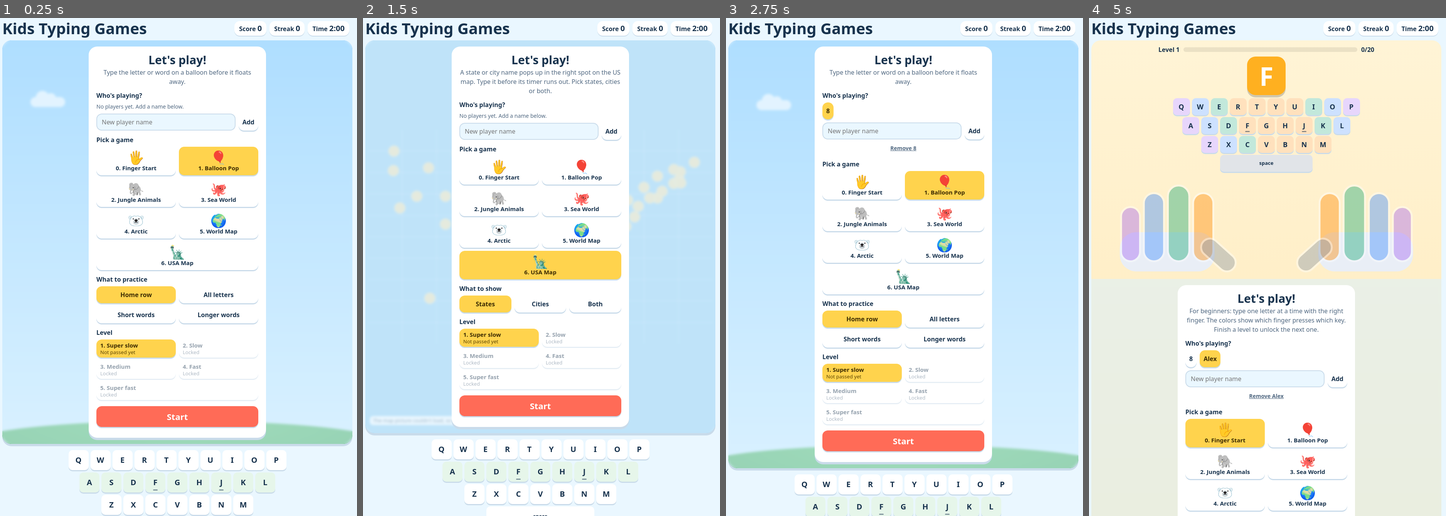
Above: before the commit, frames 1-4 (left to right).
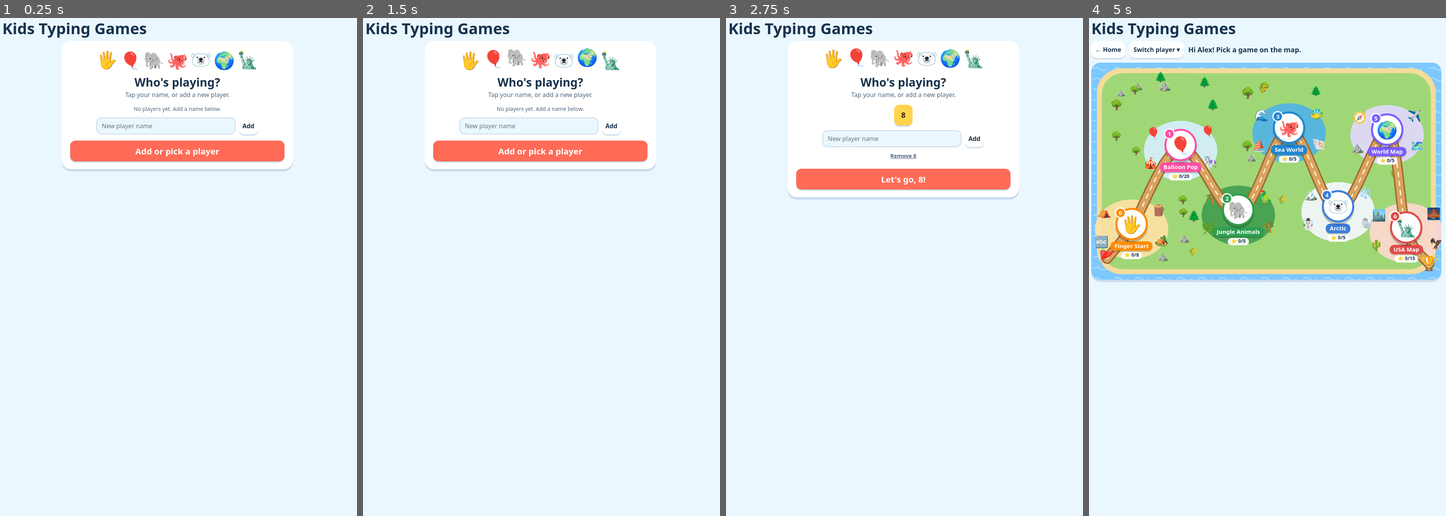
Above: after the commit, the same moments.

Repository: tjusummers/typing-game
Game: browser game, page index.html
The game is run twice, just before and just after one commit, with the same random seed, the same clock (stepped at 60 frames per second) and the same inputs.
Inputs (mouse positions are in pixels of both pictures, inside the frame that each line leads up to; where the layout moved, square brackets give the same spot in the first picture):
- Up to frame 1 (0.25 s): no input
- Up to frame 2 (1.5 s): click (509, 92) [541, 242] at 0.27 s; click (509, 107) [541, 276] at 1.07 s; tap C at 1.17 s; tap R at 1.37 s
- Up to frame 3 (2.75 s): tap A at 1.57 s; click (815, 77) [833, 197] at 1.67 s; tap N at 1.77 s; tap E at 1.97 s; click (890, 127) [890, 112] at 2.02 s; type "8" at 2.02 s; tap Enter at 2.05, 2.17 s; click (933, 82) [972, 167] at 2.27 s; tap M at 2.37 s; tap Escape at 2.52 s; tap O at 2.57 s
- Up to frame 4 (5 s): tap one key every 0.2 s from 2.77 s: I S T Enter B U I L D Enter G R; click (1281, 142) [1317, 341] at 2.87 s; click (1253, 137) [1253, 132] at 3.27 s; type "Alex" at 3.27 s; click (1163, 152) [1178, 361] at 3.47 s; click (1235, 72) [1267, 167] at 4.07 s; click "Add" at 4.52 s; click (1324, 117) [1371, 276] at 4.67 s; click "🖐️ 0. Finger Start" (after the commit: "Let's go, Alex!") at 4.77 s

The runs differ from the first frame. In frame 1, 46% of the frame differs, in the area x 0-99%, y 1-100%; in frame 2, 51%; in frame 3, 48%; in frame 4, 73%.

Commit message:
wip

Diff:
--- a/index.html
+++ b/index.html
@@ -31,13 +31,11 @@
 #time{font-variant-numeric:tabular-nums}
 #timer.low{background:var(--accent);color:#fff}
 .tools{display:flex;gap:8px}
-@media(pointer:coarse){body.playing .kb,body.playing .hint{display:none}body.playing .wrap{padding-top:6px}body.playing h1{font-size:22px}}
+@media(pointer:coarse){body.playing .kb,body.playing .hint,body.playing header.top{display:none}body.playing .wrap{padding-top:6px}}
 
 /* stage */
 .stage{position:relative;height:clamp(340px,58vh,520px);border-radius:24px;overflow:hidden;
   background:linear-gradient(180deg,var(--sky1),var(--sky2));box-shadow:0 6px 0 var(--keyedge);cursor:text;touch-action:manipulation}
-.stage.menu{height:auto!important;min-height:340px}
-.stage.menu #menu{position:relative;min-height:340px}
 .sky-scene,.jungle-scene{position:absolute;inset:0;pointer-events:none}
 .stage:is(.jungle,.sea,.arctic,.world,.usa,.finger) .sky-scene,.stage:not(.finger) .finger-scene,.stage:not(.world) #worldScene,.stage:not(.usa) #usScene,.stage:not(.jungle) .jungle-scene,.stage:not(.sea) .sea-scene,.stage:not(.arctic) .arctic-scene{display:none}
 .sea-scene,.arctic-scene{position:absolute;inset:0;pointer-events:none;overflow:hidden}
@@ -103,6 +101,52 @@
 .pin::after{content:"";width:0;height:0;border:7px solid transparent;border-top-color:#fff;margin-top:-1px}
 .pin.locked .tag{outline:3px solid var(--accent);outline-offset:2px}
 .pin.caught{animation:caught .45s ease-out forwards}
+
+/* pages */
+header.top{margin-bottom:12px}
+.screen{animation:fadein .25s ease-out}
+@keyframes fadein{from{opacity:0;transform:translateY(6px)}}
+.card{background:var(--card);border-radius:24px;padding:20px 22px;box-shadow:0 6px 0 var(--keyedge);max-width:600px;margin:0 auto}
+.card h2{margin:0;font-size:30px;line-height:1.1}
+.sub{margin:4px 0 14px;color:var(--muted)}
+.bar{display:flex;flex-wrap:wrap;align-items:center;gap:8px 12px;margin-bottom:12px}
+.bar-title{font-weight:600;font-size:18px}
+.back{background:var(--card)}
+.playbar .stats{margin-left:auto}
+@media(max-width:600px){.playbar{gap:6px}.playbar .stats{margin-left:0;gap:6px}.playbar .stat{padding:2px 8px;font-size:14px}.playbar .stat b{font-size:16px}.playbar button{min-height:40px;padding:4px 12px;font-size:15px}.playbar #who{display:none}}
+.two{display:grid;grid-template-columns:1fr 1fr;gap:8px;margin-top:10px}
+.best{margin:10px 0 0;text-align:center;color:var(--muted)}
+.players-card{text-align:center}
+.parade{display:flex;justify-content:center;gap:6px;font-size:clamp(30px,8vw,44px);margin:-4px 0 8px}
+.parade span{display:inline-block;animation:hop 1.6s ease-in-out infinite}
+.parade span:nth-child(2n){animation-delay:.3s}.parade span:nth-child(3n){animation-delay:.6s}
+@keyframes hop{50%{transform:translateY(-8px)}}
+.players.big{justify-content:center}
+.players.big button{font-size:20px;min-height:54px;padding:8px 18px}
+.players-card .add{max-width:420px;margin:12px auto 0}
+.game-head{display:flex;gap:14px;align-items:center;margin-bottom:6px}
+.game-emoji{font-size:56px;line-height:1;width:84px;height:84px;display:grid;place-items:center;border-radius:50%;background:var(--gc,#ffd34d);flex:none;box-shadow:0 4px 0 rgba(0,0,0,.15)}
+.game-head p{margin:4px 0 0;color:var(--muted)}
+
+/* switch player menu on the map */
+.switcher{position:relative}
+.switch-menu{position:absolute;left:0;top:calc(100% + 6px);z-index:10;min-width:200px;background:var(--card);border-radius:16px;padding:8px;box-shadow:0 8px 24px rgba(0,0,0,.18),0 4px 0 var(--keyedge);display:grid;gap:6px}
+.switch-menu button{width:100%;text-align:start;box-shadow:none;background:var(--bg)}
+.switch-menu button[aria-current=true]{background:#ffd34d;color:#3a2a00}
+.switch-menu .add-new{background:none;color:var(--accent);text-decoration:underline}
+
+/* adventure map */
+.advmap{position:relative;width:100%;margin:0 auto;border-radius:24px;overflow:hidden;box-shadow:0 6px 0 var(--keyedge);background:#7cc8ff}
+.advmap>svg{position:absolute;inset:0;width:100%;height:100%;display:block}
+.node{position:absolute;transform:translate(-50%,-38%);display:grid;justify-items:center;gap:3px;background:none;box-shadow:none;padding:0;min-height:0;border-radius:0;z-index:2}
+.node .disc{position:relative;width:clamp(62px,8.5vw,84px);aspect-ratio:1;border-radius:50%;display:grid;place-items:center;font-size:clamp(30px,4.2vw,44px);background:#fff;border:5px solid var(--nc);box-shadow:0 6px 0 rgba(0,0,0,.22);transition:transform .15s}
+.node:hover .disc,.node:focus-visible .disc{transform:translateY(-4px) scale(1.06)}
+.node .num{position:absolute;top:-6px;left:-6px;width:28px;height:28px;border-radius:50%;background:var(--nc);color:#fff;font-size:15px;font-weight:700;display:grid;place-items:center;border:3px solid #fff}
+.node .name{background:var(--nc);color:#fff;border-radius:12px;padding:1px 10px;font-weight:700;font-size:15px;white-space:nowrap;box-shadow:0 3px 0 rgba(0,0,0,.2)}
+.node .prog{font-size:12.5px;font-weight:600;background:rgba(255,255,255,.92);color:#17324d;border-radius:10px;padding:0 8px;white-space:nowrap}
+.node.here .disc::after{content:"📍";position:absolute;top:-30px;right:-12px;font-size:28px;animation:hop 1.4s ease-in-out infinite}
+.node:focus-visible{outline:none}.node:focus-visible .disc{outline:4px solid var(--accent);outline-offset:3px}
+@media(prefers-reduced-motion:reduce){.screen,.parade span,.node.here .disc::after{animation:none}}
 
 /* game 0: finger trainer */
 .stage.finger{background:linear-gradient(180deg,light-dark(#fff4d6,#2a2350),light-dark(#ffe6b0,#1d1a3f))}
@@ -213,18 +257,87 @@
 </head>
 <body>
 <div class="wrap">
-  <header>
-    <h1>Kids Typing Games</h1>
-    <div class="stats">
-      <span class="stat" id="who" hidden></span>
-      <span class="stat">Score <b id="score">0</b></span>
-      <span class="stat">Streak <b id="streak">0</b></span>
-      <span class="stat" id="timer" aria-label="Time left">Time <b id="time">2:00</b></span>
-      <span class="tools"><button id="pauseBtn" type="button" hidden>Pause</button><button id="quitBtn" type="button" hidden>Quit</button></span>
+  <header class="top"><h1>Kids Typing Games</h1></header>
+
+  <!-- page 1: pick a player -->
+  <section class="screen" id="scrPlayers">
+    <div class="card players-card">
+      <div class="parade" aria-hidden="true"><span>🖐️</span><span>🎈</span><span>🐘</span><span>🐙</span><span>🐻‍❄️</span><span>🌍</span><span>🗽</span></div>
+      <h2>Who's playing?</h2>
+      <p class="sub">Tap your name, or add a new player.</p>
+      <div class="players big" id="players"></div>
+      <form class="add" id="addForm" autocomplete="off">
+        <input id="newName" type="text" maxlength="16" placeholder="New player name" aria-label="New player name" autocapitalize="words">
+        <button type="submit">Add</button>
+      </form>
+      <button type="button" class="remove" id="removeBtn" hidden></button>
+      <button type="button" class="go" id="confirmBtn" disabled>Let's go!</button>
     </div>
-  </header>
-
-  <div class="stage menu" id="stage">
+  </section>
+
+  <!-- page 2: the adventure map -->
+  <section class="screen" id="scrMap" hidden>
+    <div class="bar">
+      <button type="button" class="back" id="toPlayers">← Home</button>
+      <div class="switcher">
+        <button type="button" class="back" id="switchBtn" aria-expanded="false" aria-controls="switchMenu">Switch player ▾</button>
+        <div class="switch-menu" id="switchMenu" hidden></div>
+      </div>
+      <span class="bar-title">Hi <b id="mapWho"></b>! Pick a game on the map.</span>
+    </div>
+    <div class="advmap" id="advMap"></div>
+  </section>
+
+  <!-- page 3: options and levels for one game -->
+  <section class="screen" id="scrGame" hidden>
+    <div class="bar">
+      <button type="button" class="back" id="toMap">← Map</button>
+      <span class="bar-title" id="gameWho"></span>
+    </div>
+    <div class="card game-card" id="gameCard">
+      <div class="game-head"><span class="game-emoji" id="gameEmoji"></span><div><h2 id="gameTitle"></h2><p id="gameDesc"></p></div></div>
+      <div id="practiceBox">
+        <div class="label">What to practice</div>
+        <div class="choices" id="modes">
+          <button type="button" data-mode="home" aria-pressed="true">Home row</button>
+          <button type="button" data-mode="all" aria-pressed="false">All letters</button>
+          <button type="button" data-mode="words" aria-pressed="false">Short words</button>
+          <button type="button" data-mode="long" aria-pressed="false">Longer words</button>
+        </div>
+      </div>
+      <div id="usBox" hidden>
+        <div class="label">What to show</div>
+        <div class="choices" id="usModes">
+          <button type="button" data-us="states" aria-pressed="true">States</button>
+          <button type="button" data-us="cities" aria-pressed="false">Cities</button>
+          <button type="button" data-us="both" aria-pressed="false">Both</button>
+        </div>
+      </div>
+      <div id="levelBox" hidden>
+        <div class="label">Level</div>
+        <div class="levels" id="levels"></div>
+      </div>
+      <div class="label" id="speedLabel">Level</div>
+      <div class="levels" id="speeds"></div>
+      <button type="button" class="go" id="startBtn">Start</button>
+      <p id="bestLine" class="best" aria-live="polite"></p>
+    </div>
+  </section>
+
+  <!-- page 4: playing -->
+  <section class="screen" id="scrPlay" hidden>
+    <div class="bar playbar">
+      <button type="button" class="back" id="quitBtn">← Levels</button>
+      <button type="button" class="back" id="playMapBtn">Map</button>
+      <div class="stats">
+        <span class="stat" id="who" hidden></span>
+        <span class="stat">Score <b id="score">0</b></span>
+        <span class="stat">Streak <b id="streak">0</b></span>
+        <span class="stat" id="timer" aria-label="Time left">Time <b id="time">2:00</b></span>
+        <button id="pauseBtn" type="button" hidden>Pause</button>
+      </div>
+    </div>
+    <div class="stage" id="stage">
     <div class="sky-scene">
       <div class="cloud" style="left:8%;top:14%;width:90px"></div>
       <div class="cloud" style="left:62%;top:8%;width:110px"></div>
@@ -274,55 +387,6 @@
     <div class="world-scene" id="usScene"><p class="map-note">Loading the map…</p></div>
     <input id="typer" type="text" autocomplete="off" autocorrect="off" autocapitalize="off" spellcheck="false" aria-label="Type here">
 
-    <div class="overlay" id="menu">
-      <div class="panel">
-        <h2>Let's play!</h2>
-        <p id="gameDesc"></p>
-        <div class="label">Who's playing?</div>
-        <div class="players" id="players"></div>
-        <form class="add" id="addForm" autocomplete="off">
-          <input id="newName" type="text" maxlength="16" placeholder="New player name" aria-label="New player name" autocapitalize="words">
-          <button type="submit">Add</button>
-        </form>
-        <button type="button" class="remove" id="removeBtn" hidden></button>
-        <div class="label">Pick a game</div>
-        <div class="choices" id="games">
-          <button type="button" data-game="finger" aria-pressed="false"><span class="em">🖐️</span>0. Finger Start</button>
-          <button type="button" data-game="balloon" aria-pressed="true"><span class="em">🎈</span>1. Balloon Pop</button>
-          <button type="button" data-game="jungle" aria-pressed="false"><span class="em">🐘</span>2. Jungle Animals</button>
-          <button type="button" data-game="sea" aria-pressed="false"><span class="em">🐙</span>3. Sea World</button>
-          <button type="button" data-game="arctic" aria-pressed="false"><span class="em">🐻‍❄️</span>4. Arctic</button>
-          <button type="button" data-game="world" aria-pressed="false"><span class="em">🌍</span>5. World Map</button>
-          <button type="button" data-game="usa" aria-pressed="false"><span class="em">🗽</span>6. USA Map</button>
-        </div>
-        <div id="practiceBox">
-          <div class="label">What to practice</div>
-          <div class="choices" id="modes">
-            <button type="button" data-mode="home" aria-pressed="true">Home row</button>
-            <button type="button" data-mode="all" aria-pressed="false">All letters</button>
-            <button type="button" data-mode="words" aria-pressed="false">Short words</button>
-            <button type="button" data-mode="long" aria-pressed="false">Longer words</button>
-          </div>
-        </div>
-        <div id="usBox" hidden>
-          <div class="label">What to show</div>
-          <div class="choices" id="usModes">
-            <button type="button" data-us="states" aria-pressed="true">States</button>
-            <button type="button" data-us="cities" aria-pressed="false">Cities</button>
-            <button type="button" data-us="both" aria-pressed="false">Both</button>
-          </div>
-        </div>
-        <div id="levelBox" hidden>
-          <div class="label">Level</div>
-          <div class="levels" id="levels"></div>
-        </div>
-        <div class="label" id="speedLabel">Level</div>
-        <div class="levels" id="speeds">
-        </div>
-        <button type="button" class="go" id="startBtn">Start</button>
-        <p id="bestLine" style="margin:10px 0 0" aria-live="polite"></p>
-      </div>
-    </div>
 
     <div class="overlay" id="over" hidden>
       <div class="panel">
@@ -330,13 +394,13 @@
         <p id="overText"></p>
         <button type="button" class="go" id="nextBtn" hidden>Next level</button>
         <button type="button" class="go" id="againBtn">Play again</button>
-        <button type="button" id="menuBtn" style="margin-top:10px;width:100%">Main menu</button>
+        <div class="two"><button type="button" id="menuBtn">Levels</button><button type="button" id="overMapBtn">Map</button></div>
       </div>
     </div>
-  </div>
-
-  <div class="kb" id="kb" aria-hidden="true"></div>
-  <p class="hint">The yellow key shows what to press next. Feel for the bumps on F and J to find home.</p>
+    </div>
+    <div class="kb" id="kb" aria-hidden="true"></div>
+    <p class="hint">The yellow key shows what to press next. Feel for the bumps on F and J to find home.</p>
+  </section>
 </div>
 
 <script>
@@ -549,6 +613,7 @@
   const rb = $('removeBtn'); removeArmed = false; rb.classList.remove('sure');
   rb.hidden = !player; rb.textContent = player ? `Remove ${player}` : '';
   save('bpt-players', players); save('bpt-current', player); showBest();
+  const cb = $('confirmBtn'); cb.disabled = !player; cb.textContent = player ? `Let's go, ${player}!` : 'Add or pick a player';
 }
 $('players').addEventListener('click', e => {
   const b = e.target.closest('button'); if (!b) return;
@@ -618,8 +683,9 @@
   });
 }
 function setGame(g){
-  game = g; save('bpt-game', g);
-  $('games').querySelectorAll('button').forEach(x => x.setAttribute('aria-pressed', x.dataset.game === g));
+  game = g;
+  const G = GAMES.find(x => x.id === g);
+  $('gameTitle').textContent = `${G.n}. ${G.name}`; $('gameEmoji').textContent = G.emoji; $('gameCard').style.setProperty('--gc', G.color);
   $('practiceBox').hidden = g !== 'balloon';
   $('levelBox').hidden = g !== 'finger'; $('speedLabel').hidden = $('speeds').hidden = g === 'finger';
   $('gameDesc').textContent = DESC[g];
@@ -628,7 +694,6 @@
   if (MAPS[g]) loadMap(MAPS[g]);
   showBest();
 }
-pick('games', 'game', setGame);
 pick('modes', 'mode', v => mode = v);
 pick('speeds', 'speed', v => speedKey = v);
 pick('usModes', 'us', v => usMode = v);
@@ -757,9 +822,6 @@
   return M.anchors[key] = ok ? p : anchorFor(M, city[1]);
 }
 
-// start on the last game played
-setGame(['jungle','sea','arctic','world','usa','finger'].includes(load('bpt-game', 'balloon')) ? load('bpt-game', 'balloon') : 'balloon');
-renderPlayers();
 
 /* ---------- sound ---------- */
 function beep(freq, dur, type){
@@ -774,7 +836,111 @@
 }
 
 /* ---------- game flow ---------- */
-function showMenu(on){ $('menu').hidden = !on; stage.classList.toggle('menu', on); }
+/* ---------- pages ---------- */
+function go(page){
+  ['Players', 'Map', 'Game', 'Play'].forEach(n => $('scr' + n).hidden = n.toLowerCase() !== page);
+  try { window.scrollTo(0, 0); } catch(e){}
+}
+const GAMES = [
+  {id: 'finger', n: 0, name: 'Finger Start', emoji: '🖐️', color: '#ff8a00', biome: '#ffe2a6', decor: ['⛺', '🪵', '🔤', '🏕️']},
+  {id: 'balloon', n: 1, name: 'Balloon Pop', emoji: '🎈', color: '#ff4fa3', biome: '#d6f0ff', decor: ['🎈', '🎈', '🎪', '🎠']},
+  {id: 'jungle', n: 2, name: 'Jungle Animals', emoji: '🐘', color: '#2e9e4f', biome: '#3f9e4e', decor: ['🌴', '🦜', '🌿', '🌴']},
+  {id: 'sea', n: 3, name: 'Sea World', emoji: '🐙', color: '#1f86d1', biome: '#4fb3e8', decor: ['🌊', '🐠', '⛵', '🐚']},
+  {id: 'arctic', n: 4, name: 'Arctic', emoji: '🐻‍❄️', color: '#3b7dd8', biome: '#f4f9ff', decor: ['🏔️', '❄️', '☃️', '🦭']},
+  {id: 'world', n: 5, name: 'World Map', emoji: '🌍', color: '#7a5cff', biome: '#e3d9ff', decor: ['🧭', '✈️', '⛰️', '🗺️']},
+  {id: 'usa', n: 6, name: 'USA Map', emoji: '🗽', color: '#e04848', biome: '#ffd9cf', decor: ['🏙️', '🌉', '🌵', '🦅']}
+];
+const KINDS = {balloon: ['home', 'all', 'words', 'long'], usa: ['usa-states', 'usa-cities', 'usa-both']};
+function progressText(g){
+  if (g === 'finger'){ const done = Object.values(fStars()).filter(n => n >= 1).length; return `⭐ ${done}/${FLEVELS.length}`; }
+  const kinds = KINDS[g] || [g];
+  const done = kinds.reduce((t, k) => t + (+load('bpt-lv-' + player + '-' + k, -1) + 1), 0);
+  return `⭐ ${done}/${kinds.length * SPEED_ORDER.length}`;
+}
+// two layouts: tall for phones, wide for bigger screens; numbers are spots on the drawing
+const LAYOUTS = {
+  tall: {w: 400, h: 1080, r: 82, k: .8, pts: [[105,135],[292,280],[110,430],[292,580],[110,730],[292,870],[135,980]], start: [40,45], end: [330,1030]},
+  wide: {w: 1000, h: 620, r: 100, k: 1, pts: [[115,470],[255,245],[420,430],[565,195],[705,420],[845,200],[900,480]], start: [45,560], end: [965,575]}
+};
+function roadPath(pts){
+  // smooth curve through every stop
+  let d = `M${pts[0][0]} ${pts[0][1]}`;
+  for (let i = 0; i < pts.length - 1; i++){
+    const p0 = pts[i - 1] || pts[i], p1 = pts[i], p2 = pts[i + 1], p3 = pts[i + 2] || p2;
+    d += ` C${p1[0] + (p2[0] - p0[0]) / 6} ${p1[1] + (p2[1] - p0[1]) / 6} ${p2[0] - (p3[0] - p1[0]) / 6} ${p2[1] - (p3[1] - p1[1]) / 6} ${p2[0]} ${p2[1]}`;
+  }
+  return d;
+}
+function renderMap(){
+  const box = $('advMap'), L = box.clientWidth < 640 ? LAYOUTS.tall : LAYOUTS.wide;
+  box.style.aspectRatio = `${L.w} / ${L.h}`;
+  const pts = [L.start, ...L.pts, L.end], k = L.k;
+  const near = (x, y, d) => pts.some(p => Math.hypot(p[0] - x, p[1] - y) < d);
+  // scattered trees and hills, kept away from the stops
+  let trees = '', seed = 7;
+  const rnd = () => (seed = (seed * 9301 + 49297) % 233280) / 233280;
+  for (let i = 0; i < 70; i++){
+    const x = 50 + rnd() * (L.w - 100), y = 50 + rnd() * (L.h - 100);
+    if (near(x, y, L.r * 1.25)) continue;
+    trees += `<text x="${x}" y="${y}" font-size="${(22 + rnd() * 10) * k}" text-anchor="middle">${['🌳', '🌲', '🌳', '🌾', '⛰️'][i % 5]}</text>`;
+  }
+  const biomes = GAMES.map((G, i) => { const [x, y] = L.pts[i];
+    const deco = [[-1, -.55], [1, -.6], [-1.1, .55], [1.1, .5]].map(([dx, dy], j) =>
+      `<text x="${x + dx * 78 * k}" y="${y + dy * 78 * k + 10}" font-size="${32 * k}" text-anchor="middle">${G.decor[j]}</text>`).join('');
+    return `<ellipse cx="${x}" cy="${y + 6}" rx="${L.r * 1.05}" ry="${L.r * .85}" fill="${G.biome}" opacity=".9"/>${deco}`; }).join('');
+  const road = roadPath(pts);
+  box.innerHTML = `<svg viewBox="0 0 ${L.w} ${L.h}" preserveAspectRatio="xMidYMid meet" aria-hidden="true">
+    <defs><pattern id="waves" width="60" height="30" patternUnits="userSpaceOnUse"><path d="M5 18q10-8 20 0t20 0" fill="none" stroke="rgba(255,255,255,.45)" stroke-width="2.5"/></pattern></defs>
+    <rect width="${L.w}" height="${L.h}" fill="#7cc8ff"/><rect width="${L.w}" height="${L.h}" fill="url(#waves)"/>
+    <rect x="16" y="16" width="${L.w - 32}" height="${L.h - 32}" rx="70" fill="#f3dc9c"/>
+    <rect x="30" y="30" width="${L.w - 60}" height="${L.h - 60}" rx="60" fill="#9fd776"/>
+    ${trees}${biomes}
+    <path d="${road}" fill="none" stroke="#a0662f" stroke-width="${30 * k}" stroke-linecap="round" stroke-linejoin="round"/>
+    <path d="${road}" fill="none" stroke="#d9a35e" stroke-width="${22 * k}" stroke-linecap="round" stroke-linejoin="round"/>
+    <path d="${road}" fill="none" stroke="#fff4d6" stroke-width="${3.5 * k}" stroke-dasharray="${12 * k} ${14 * k}" stroke-linecap="round"/>
+    <text x="${L.start[0]}" y="${L.start[1] + 12}" font-size="${40 * k}" text-anchor="middle">🚩</text>
+    <text x="${L.end[0]}" y="${L.end[1] + 12}" font-size="${40 * k}" text-anchor="middle">🏆</text>
+  </svg>` + GAMES.map((G, i) => {
+    const [x, y] = L.pts[i];
+    return `<button type="button" class="node${load('bpt-last-' + player, '') === G.id ? ' here' : ''}" data-game="${G.id}" style="left:${x / L.w * 100}%;top:${y / L.h * 100}%;--nc:${G.color}" aria-label="${G.n}. ${G.name}, ${progressText(G.id).replace('⭐ ', '')} levels passed">` +
+      `<span class="disc"><span class="num">${G.n}</span>${G.emoji}</span><span class="name">${G.name}</span><span class="prog">${progressText(G.id)}</span></button>`;
+  }).join('');
+}
+function openMap(){
+  if (!player){ go('players'); return; }
+  $('mapWho').textContent = player; go('map'); renderMap();
+}
+function openGame(g){
+  setGame(g); save('bpt-last-' + player, g);
+  $('gameWho').textContent = `${player} · Game ${GAMES.find(x => x.id === g).n}`;
+  go('game');
+}
+$('confirmBtn').addEventListener('click', openMap);
+$('toPlayers').addEventListener('click', () => { closeSwitch(); renderPlayers(); go('players'); });
+// switch player right from the map
+function closeSwitch(){ $('switchMenu').hidden = true; $('switchBtn').setAttribute('aria-expanded', 'false'); }
+$('switchBtn').addEventListener('click', e => {
+  e.stopPropagation();
+  const m = $('switchMenu');
+  if (!m.hidden){ closeSwitch(); return; }
+  m.innerHTML = players.map(n => `<button type="button" data-name="${esc(n)}" aria-current="${n === player}">${n === player ? '✓ ' : ''}${esc(n)}</button>`).join('') +
+    '<button type="button" class="add-new" data-new="1">+ Add a new player</button>';
+  m.hidden = false; $('switchBtn').setAttribute('aria-expanded', 'true');
+});
+$('switchMenu').addEventListener('click', e => {
+  const b = e.target.closest('button'); if (!b) return;
+  closeSwitch();
+  if (b.dataset.new){ renderPlayers(); go('players'); setTimeout(() => $('newName').focus(), 50); return; }
+  player = b.dataset.name; renderPlayers(); openMap();
+});
+document.addEventListener('click', e => { if (!e.target.closest('.switcher')) closeSwitch(); });
+document.addEventListener('keydown', e => { if (e.key === 'Escape') closeSwitch(); });
+$('toMap').addEventListener('click', openMap);
+$('advMap').addEventListener('click', e => { const b = e.target.closest('.node'); if (b) openGame(b.dataset.game); });
+let mapResize = 0;
+window.addEventListener('resize', () => { clearTimeout(mapResize); mapResize = setTimeout(() => { if (!$('scrMap').hidden) renderMap(); }, 150); });
+// open on the players page
+setGame('balloon'); renderPlayers(); go('players');
 
 function start(){
   if (!player){
@@ -784,7 +950,7 @@
   try { audio = audio || new (window.AudioContext || window.webkitAudioContext)(); audio.resume(); } catch(e){ audio = null; }
   clearThings();
   S = {items: [], used: new Set(), score: 0, streak: 0, timeLeft: GAME_SECONDS, missed: 0, spawnIn: .3, pops: 0, running: true, paused: false, lock: null};
-  showMenu(false); $('over').hidden = true;
+  go('play'); $('over').hidden = true;
   $('who').textContent = player; $('who').hidden = false;
   $('pauseBtn').textContent = 'Pause'; $('pauseBtn').hidden = false; $('quitBtn').hidden = false;
   document.body.classList.add('playing');
@@ -1089,7 +1255,7 @@
 }
 
 function endPlay(){
-  $('pauseBtn').hidden = true; $('quitBtn').hidden = true;
+  $('pauseBtn').hidden = true;
   document.body.classList.remove('playing'); try { typer.blur(); } catch(e){} fitStage();
 }
 
@@ -1115,7 +1281,7 @@
 function quit(){
   if (S){ S.running = false; S.items = []; S.lock = null; }
   cancelAnimationFrame(raf); clearThings();
-  $('over').hidden = true; showMenu(true); $('who').hidden = true; $('timer').hidden = false;
+  $('over').hidden = true; go('game'); $('who').hidden = true; $('timer').hidden = false;
   endPlay(); renderPlayers();
 }
 
@@ -1148,6 +1314,8 @@
   start();
 });
 $('menuBtn').addEventListener('click', quit);
+$('overMapBtn').addEventListener('click', () => { quit(); openMap(); });
+$('playMapBtn').addEventListener('click', () => { quit(); openMap(); });
 $('pauseBtn').addEventListener('click', togglePause);
 $('quitBtn').addEventListener('click', quit);
 stage.addEventListener('pointerdown', e => { if (S && S.running && !e.target.closest('button')) focusTyper(); });
